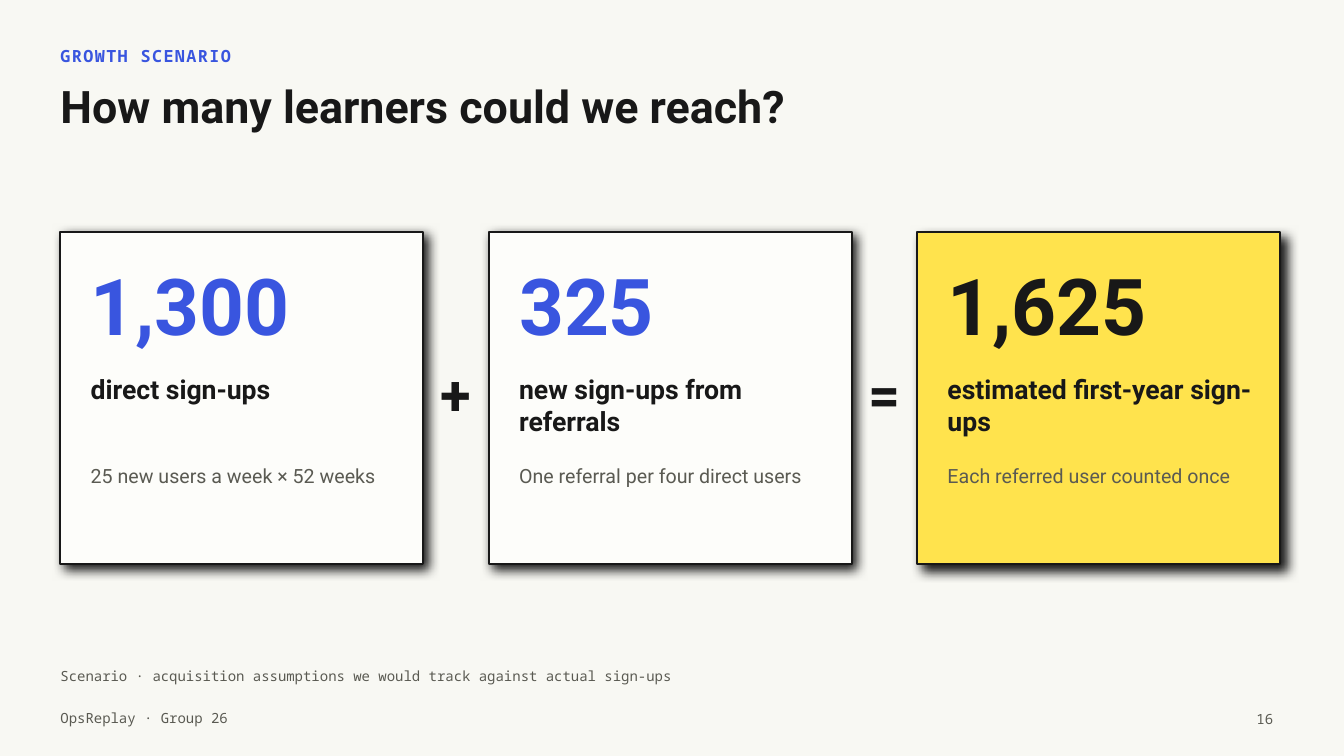
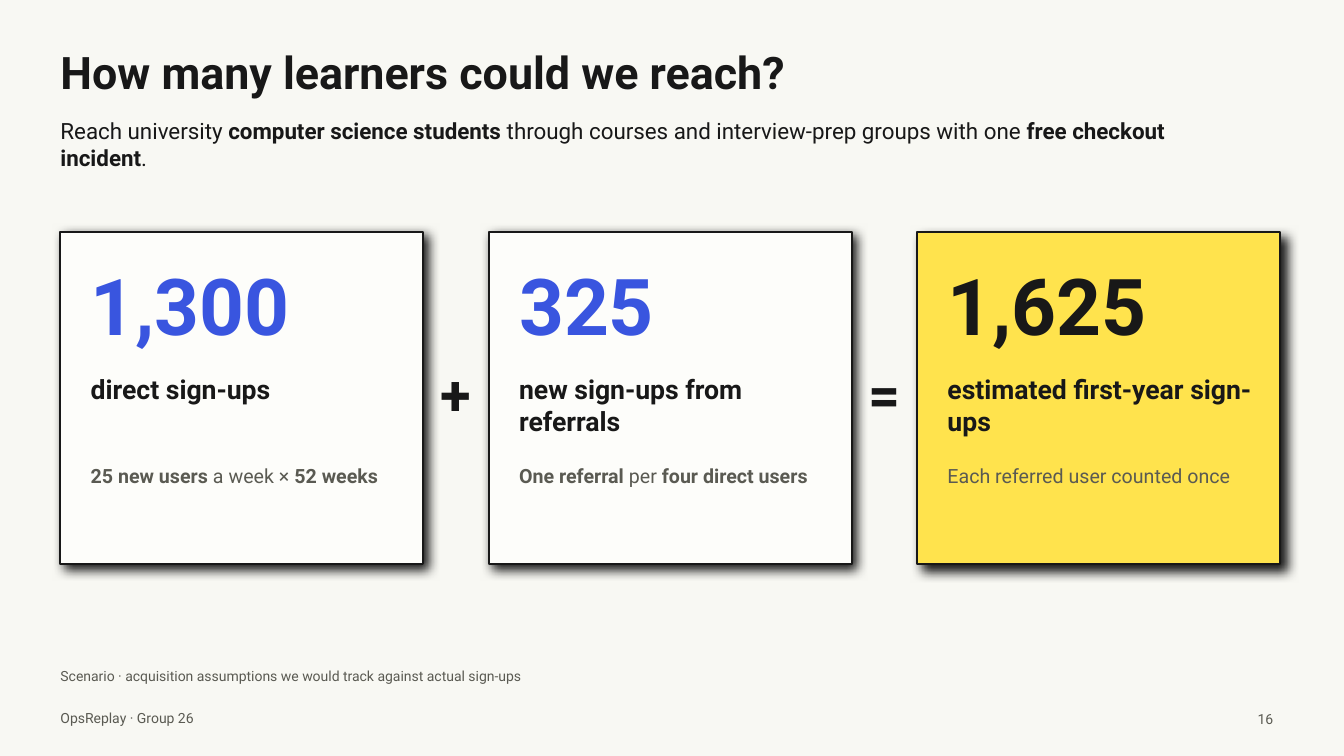
Before and after one commit to ehz0ah/OpsReplay, a slide deck: slide 16 of docs/reports/final/OpsReplay_Final_Presentation.pptx. Drawn at 1344x756 pixels with LibreOffice and Linux fonts; fonts in the diff are those of the drawing. Boxes give left, top, right and bottom in pixels: in the first picture for what was removed or moved away, otherwise in the second. Text is boxed around its words. In the diff, an @@ line names an element or a change of style, - is before the commit and + after.

```diff
--- a/docs/reports/final/OpsReplay_Final_Presentation.pptx
+++ b/docs/reports/final/OpsReplay_Final_Presentation.pptx
@@ title "How many learners could we ..." moved from (x1=60, y1=89, x2=785, y2=133) to (x1=60, y1=55, x2=785, y2=99) @@
@@ text removed at (x1=60, y1=50, x2=231, y2=62) @@
-GROWTH SCENARIO
@@ text added at (x1=60, y1=122, x2=1164, y2=167), 16 pt, text #181818 @@
+Reach university computer science students through courses and interview-prep groups with one free checkout incident.
@@ text "25 new users a week ..." at (x1=91, y1=468, x2=378, y2=483): bold on in "25 new users 52 weeks" @@
@@ text "One referral per four direct ..." at (x1=519, y1=468, x2=808, y2=487): bold on in "One referral four direct users" @@
@@ font Noto Sans Mono to Roboto in 3 elements at (x1=60, y1=670, x2=521, y2=684), (x1=1258, y1=714, x2=1274, y2=724), (x1=60, y1=712, x2=194, y2=726) @@
```
Also in this commit, not shown: 25 other slides changed, 1 slide added, 2 other files.
